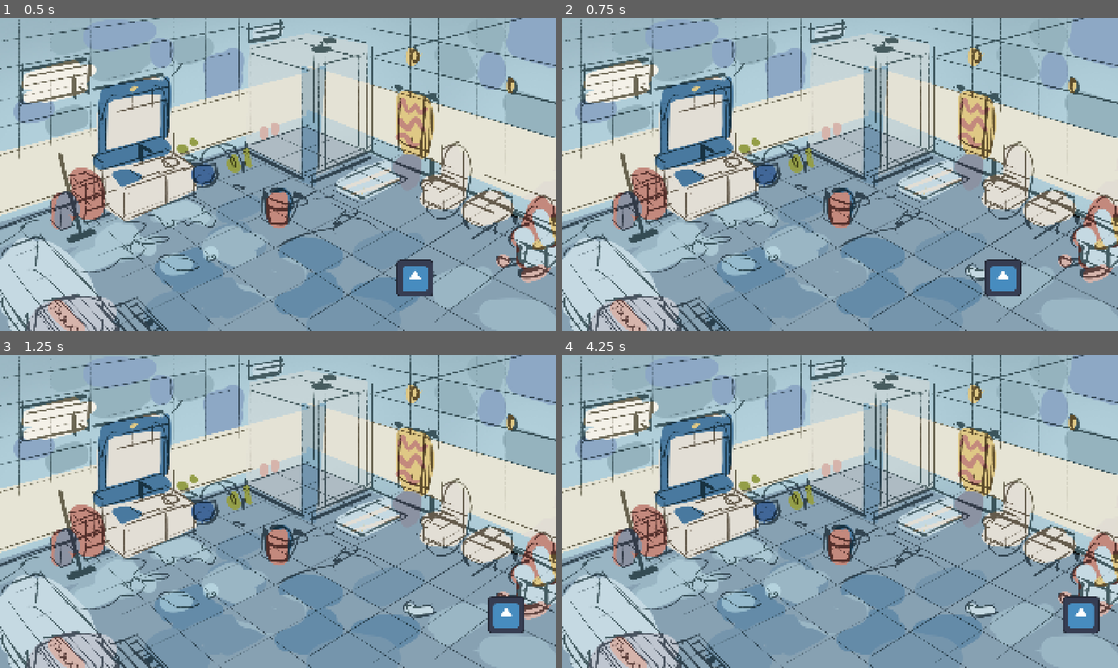
Above: before the commit, frames 1-4 (two rows, left to right).
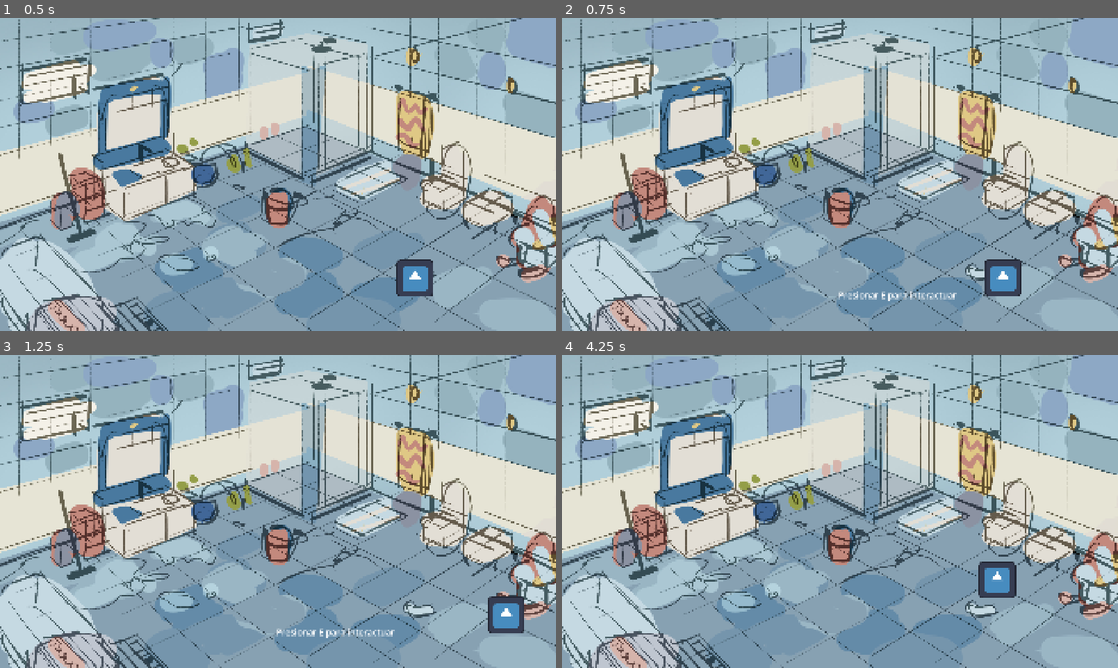
Above: after the commit, the same moments.

Repository: SrTurco/Game-Jam-
Game: Godot game, scene res://Escenas/baño_sala.tscn
Same seed, same stepped clock (60 frames per second), same inputs: the game is played once before the commit and once after it. This scene is started directly instead of the project's main scene. The engine's default icon, where the game draws it, is replaced by a stand-in: a white triangle on a blue panel in a dark square.
Inputs (mouse positions are in pixels of both pictures, inside the frame that each line leads up to):
- Up to frame 1 (0.5 s): no input
- Up to frame 2 (0.75 s): tap Enter at 0.5 s; move the mouse to (962, 158) at 0.52 s; hold D (right) from 0.53 s (still down); tap E (interactuar) at 0.6 s; click (962, 158) at 0.67 s
- Up to frame 3 (1.25 s): keep holding D (right)
- Up to frame 4 (4.25 s): move the mouse to (728, 527) at 1.27 s; release D (right) at 1.28 s; hold S (down) 1.28-2.03 s; tap E (interactuar) every 0.75 s from 1.35 to 3.6 s; move the mouse to (895, 442) at 2.02 s; hold D (right) 2.03-2.78 s; tap Space at 2.75 s; move the mouse to (812, 574) at 2.77 s; hold W (up) 2.78-3.53 s; click (812, 574) at 2.92 s; move the mouse to (1006, 558) at 3.52 s; hold A (left) from 3.53 s (still down)

Frame 1 is identical in both runs. In frame 2, 0.3% of the frame differs, in the area x 49-71%, y 87-91%; in frame 3, 0.3%; in frame 4, 1.5%, in the area x 74-97%, y 66-89%.

Commit message:
fix: problems with changing scenes and polimorfirms

Diff:
--- a/Escenas/baño_sala.tscn
+++ b/Escenas/baño_sala.tscn
@@ -5,8 +5,13 @@
 [ext_resource type="PackedScene" uid="uid://d1truv84rw1rc" path="res://Escenas/rotacion_de_tubos.tscn" id="2_55whg"]
 [ext_resource type="Texture2D" uid="uid://bxm8jubq3k8gg" path="res://assets/Backround/toilet_skt_v01.jpg" id="3_uym0p"]
 [ext_resource type="Texture2D" uid="uid://v5cu1276vqab" path="res://icon.svg" id="5_544ki"]
+[ext_resource type="Script" uid="uid://dfuuvv8kwu6tr" path="res://Scripts/back_to_living_room.gd" id="6_q3s06"]
 
 [sub_resource type="CircleShape2D" id="CircleShape2D_44saq"]
+
+[sub_resource type="SegmentShape2D" id="SegmentShape2D_44saq"]
+
+[sub_resource type="RectangleShape2D" id="RectangleShape2D_44saq"]
 
 [node name="Baño" type="Node2D" unique_id=1085568832]
 script = ExtResource("1_ytnfl")
@@ -16,12 +21,12 @@
 texture = ExtResource("3_uym0p")
 metadata/_edit_lock_ = true
 
+[node name="CharacterBody2D" parent="." unique_id=1832520959 instance=ExtResource("1_mcjmb")]
+position = Vector2(1433, 898)
+
 [node name="rotacion de tubos" parent="." unique_id=1816809060 instance=ExtResource("2_55whg")]
 process_mode = 0
 position = Vector2(-1368, -713)
-
-[node name="CharacterBody2D" parent="." unique_id=1832520959 instance=ExtResource("1_mcjmb")]
-position = Vector2(1433, 898)
 
 [node name="juego tubos" type="Area2D" parent="." unique_id=245032530]
 position = Vector2(554, 635)
@@ -31,6 +36,7 @@
 shape = SubResource("CircleShape2D_44saq")
 
 [node name="Label" type="Label" parent="." unique_id=1182375908]
+visible = false
 offset_left = 954.0
 offset_top = 935.0
 offset_right = 994.0
@@ -41,3 +47,62 @@
 visible = false
 position = Vector2(1543, 929)
 texture = ExtResource("5_544ki")
+
+[node name="collisions" type="StaticBody2D" parent="." unique_id=383642851]
+position = Vector2(3, 0)
+
+[node name="CollisionShape2D" type="CollisionShape2D" parent="collisions" unique_id=437709497]
+position = Vector2(197, 722)
+rotation = -0.7275248
+scale = Vector2(8.50386, 52.961334)
+shape = SubResource("SegmentShape2D_44saq")
+
+[node name="CollisionShape2D2" type="CollisionShape2D" parent="collisions" unique_id=36473152]
+position = Vector2(197, 722)
+rotation = -1.9354961
+scale = Vector2(7.443121, 73.938354)
+shape = SubResource("SegmentShape2D_44saq")
+
+[node name="CollisionShape2D3" type="CollisionShape2D" parent="collisions" unique_id=2038039524]
+position = Vector2(840, 472.99994)
+rotation = -1.1345941
+scale = Vector2(-7.476659, 27.328997)
+shape = SubResource("SegmentShape2D_44saq")
+
+[node name="CollisionShape2D4" type="CollisionShape2D" parent="collisions" unique_id=1764306403]
+position = Vector2(1069, 580)
+rotation = -2.0508668
+scale = Vector2(-7.476659, 27.328997)
+shape = SubResource("SegmentShape2D_44saq")
+
+[node name="CollisionShape2D5" type="CollisionShape2D" parent="collisions" unique_id=879496494]
+position = Vector2(1223.0001, 507.00006)
+rotation = -1.1510029
+scale = Vector2(-8.696564, 77.93147)
+shape = SubResource("SegmentShape2D_44saq")
+
+[node name="CollisionShape2D6" type="CollisionShape2D" parent="collisions" unique_id=1809400732]
+position = Vector2(1909, 818)
+rotation = 0.0064655542
+scale = Vector2(-8.696564, 77.93147)
+shape = SubResource("SegmentShape2D_44saq")
+
+[node name="CollisionShape2D7" type="CollisionShape2D" parent="collisions" unique_id=1991550328]
+position = Vector2(1904.0001, 1084)
+rotation = 1.5708787
+scale = Vector2(-8.398296, 138.83386)
+shape = SubResource("SegmentShape2D_44saq")
+
+[node name="backToLivingRoom" type="Area2D" parent="." unique_id=1745435437]
+position = Vector2(1549, 920)
+script = ExtResource("6_q3s06")
+
+[node name="CollisionShape2D" type="CollisionShape2D" parent="backToLivingRoom" unique_id=1728780669]
+position = Vector2(66, 57)
+scale = Vector2(9.225977, 6.44097)
+shape = SubResource("RectangleShape2D_44saq")
+
+[connection signal="body_entered" from="juego tubos" to="CharacterBody2D" method="_on_juego_tubos_body_entered"]
+[connection signal="body_exited" from="juego tubos" to="CharacterBody2D" method="_on_juego_tubos_body_exited"]
+[connection signal="body_entered" from="backToLivingRoom" to="CharacterBody2D" method="_on_back_to_living_room_body_entered"]
+[connection signal="body_exited" from="backToLivingRoom" to="CharacterBody2D" method="_on_back_to_living_room_body_exited"]
--- a/Escenas/sala_principal.tscn
+++ b/Escenas/sala_principal.tscn
@@ -4,6 +4,7 @@
 [ext_resource type="PackedScene" uid="uid://wytsxdqxm2ot" path="res://Escenas/pause_menu.tscn" id="2_l6tan"]
 [ext_resource type="PackedScene" uid="uid://drdounhhos7qq" path="res://Escenas/player.tscn" id="2_mooak"]
 [ext_resource type="Texture2D" uid="uid://dydqerb208aw7" path="res://assets/Backround/sala_skt_v01.jpg" id="2_rftcv"]
+[ext_resource type="Script" path="res://Scripts/acceso_baño.gd" id="3_accbano"]
 
 [sub_resource type="CircleShape2D" id="CircleShape2D_44saq"]
 radius = 96.25487
@@ -24,7 +25,7 @@
 
 [node name="acceso_baño" type="Area2D" parent="." unique_id=1553559977]
 position = Vector2(291, 529)
-script = ExtResource("1_tn55x")
+script = ExtResource("3_accbano")
 
 [node name="CollisionShape2D" type="CollisionShape2D" parent="acceso_baño" unique_id=1102618403]
 shape = SubResource("CircleShape2D_44saq")
--- /dev/null
+++ b/Scripts/acceso_baño.gd
@@ -0,0 +1,4 @@
+extends Area2D
+
+func accionar():
+	get_tree().change_scene_to_file("res://Escenas/baño_sala.tscn")
--- /dev/null
+++ b/Scripts/back_to_living_room.gd
@@ -0,0 +1,4 @@
+extends Area2D
+
+func accionar():
+	get_tree().change_scene_to_file("res://Escenas/sala_principal.tscn")
--- a/Scripts/playerScript.gd
+++ b/Scripts/playerScript.gd
@@ -1,30 +1,22 @@
 extends CharacterBody2D
 
 @onready var label = $"../Label"
-
-
-
 const SPEED = 450
-
-var inside_collision = false
-var onScreen = false
-
-var collision_door_bathroom = false
-var mini_bathroom = false
 
 var playerPosition = GlobalInteractuable.playerPosition
 
+var objeto_actual = null
 
 func _ready():
-	print(get_node_or_null("/root/GlobalInteractuable"))
 	label.hide()
-
 
 func _process(delta: float) -> void:
 
 	playerPosition = self.global_position
 
-
+	if objeto_actual != null and Input.is_action_just_pressed("interactuar"):
+		objeto_actual.accionar()
+		print("accionado")
 
 func _physics_process(delta):
 	var direccion = Input.get_vector("left", "right", "up", "down")
@@ -38,33 +30,34 @@
 
 	move_and_slide()
 
-func interactuar(objeto):
-	if Input.is_action_just_pressed("interactuar"):
-		print("interactuar")
-		interactuable(objeto)
+func interactuable(objeto):
+	objeto_actual = objeto
 
 # Al entrar a la colission de tal objeto (aun no se sabe el objeto)
-func player_collision_with_object(body):
-	inside_collision = true
+func player_collision_with_object(body: CharacterBody2D):
 	label.text = "Presionar E para ir al baño"
 	label.show()
 	interactuable($"../acceso_baño")
 
-func player_quit_collision_area(body):
-	inside_collision = false
+func player_quit_collision_area(body: CharacterBody2D):
 	label.hide()
+	objeto_actual = null
 
-func minijuego_baño(body):
+func _on_juego_tubos_body_entered(body: CharacterBody2D):
 	label.text = "Presionar E para interactuar"
 	label.show()
-	inside_collision = true
+	interactuable($"../rotacion de tubos")
 
-func minijuego_baño_exit(body):
-	inside_collision=false
+func _on_juego_tubos_body_exited(body: CharacterBody2D):
 	label.hide()
+	objeto_actual = null
 
-func interactuable(objeto):
-	if GlobalInteractuable.playerPosition == objeto.global_position:
-		if Input.is_action_just_pressed("interactuar"):
-			objeto.accionar()
-			print("accionado")
+func _on_back_to_living_room_body_entered(body):
+	label.text = "Presionar E para interactuar"
+	label.show()
+	interactuable($"../backToLivingRoom")
+
+
+func _on_back_to_living_room_body_exited(body):
+	label.hide()
+	objeto_actual = null
--- a/Scripts/rotacion_de_tubos.gd
+++ b/Scripts/rotacion_de_tubos.gd
@@ -1,9 +1,6 @@
 extends Node2D
 
-@onready var player = $CharacterBody2D
-
-@export var global_position_x = -1368
-@export var global_position_y = -713
+var accionado = false
 
 func _input(event: InputEvent) -> void:
 	if event is InputEventMouseButton and event.button_index == MOUSE_BUTTON_LEFT and event.pressed:
@@ -20,13 +17,10 @@
 				sprite.rotation_degrees += 90
 				break
 
-
 func accionar():
-	if Input.is_action_just_pressed("interactuar") and player.inside_collision and player.mini_bathroom:
-	# Primero evaluamos si YA estaban en pantalla para quitarlos
-			if player.onScreen:
-				self.global_position = Vector2(-1370, -1000)
-				player.onScreen = false
-			else:
-				self.global_position = Vector2(370, 310)
-				player.onScreen = true
+	if accionado:
+		self.global_position = Vector2(-1370, -1000)
+		accionado = false
+	else:
+		self.global_position = Vector2(370, 310)
+		accionado = true
--- a/Scripts/sala_principal.gd
+++ b/Scripts/sala_principal.gd
@@ -1,11 +1,3 @@
 extends Node2D
 
 @onready var player = $CharacterBody2D
-
-
-func accionar():
-	if Input.is_action_just_pressed("interactuar") and player.inside_collision:
-
-		if player.collision_door_bathroom:
-			get_tree().change_scene_to_file("res://Escenas/baño_sala.tscn")
-			player.collision_door_bathroom = false
Not shown, added: Scripts/acceso_baño.gd.uid
Not shown, added: Scripts/back_to_living_room.gd.uid
